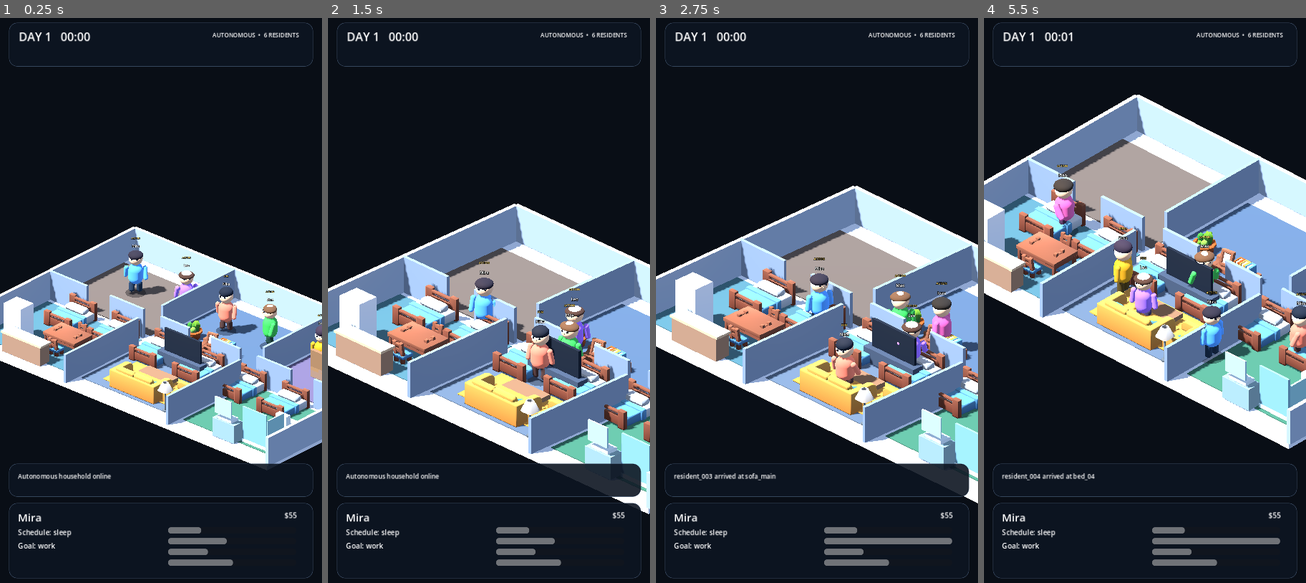
Above: before the commit, frames 1-4 (left to right).
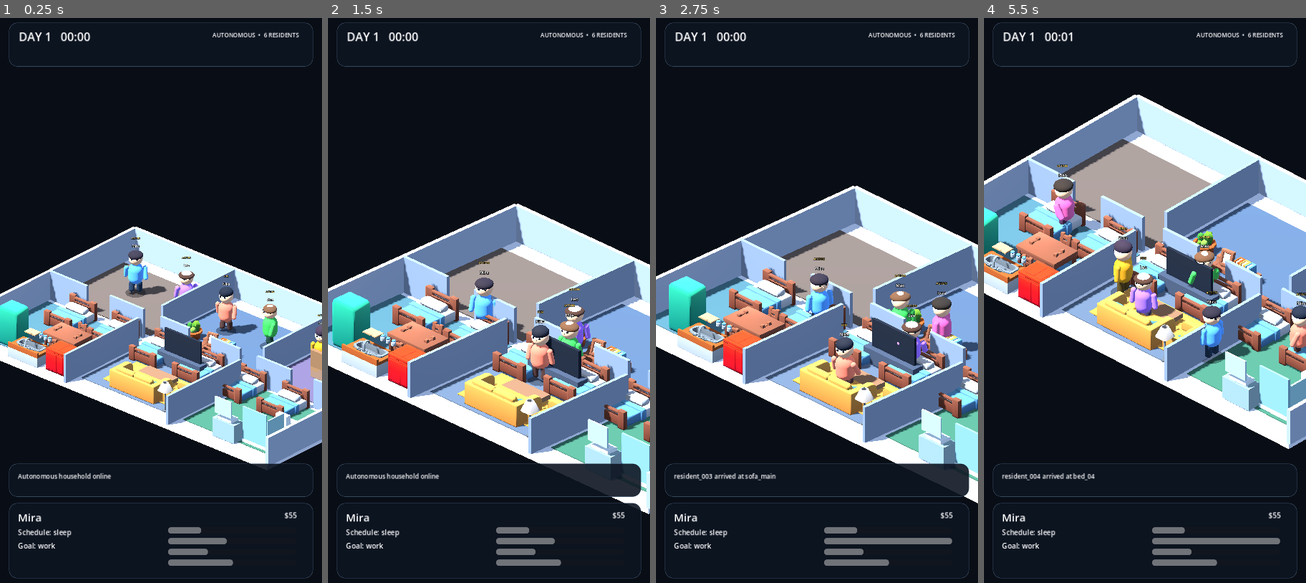
Above: after the commit, the same moments.

Repository: motomotoo2001-maker/lifebox-live
Game: Godot game, scene res://scenes/debug/visual_showcase.tscn
Same seed, same stepped clock (60 frames per second), same inputs: the game is played once before the commit and once after it. The project has no main scene, so this scene is started directly.
Inputs:
- Up to frame 1 (0.25 s): no input
- Up to frame 2 (1.5 s): no input
- Up to frame 3 (2.75 s): no input
- Up to frame 4 (5.5 s): no input

The runs differ from the first frame. In frame 1, 1.7% of the frame differs, in the area x 0-24%, y 49-64%; in frame 2, 2.6%; in frame 3, 2.6%, in the area x 4-33%, y 44-64%; in frame 4, 1.9%.

Commit message:
feat: upgrade kitchen with CC0 KayKit Restaurant assets

Diff:
--- a/scripts/presentation/world/household_blockout.gd
+++ b/scripts/presentation/world/household_blockout.gd
@@ -2,6 +2,7 @@
 extends Node3D
 
 const VENDOR_FURNITURE_ROOT := "res://assets/vendor/kaykit_furniture_bits/obj"
+const VENDOR_RESTAURANT_ROOT := "res://assets/vendor/kaykit_restaurant_bits/obj"
 
 @export var use_vendor_furniture: bool = true
 
@@ -136,7 +137,15 @@
 func _build_furniture() -> void:
 	var fridge := get_destination(&"Fridge")
 	if fridge != null:
-		_build_fridge(fridge.position)
+		var has_vendor_fridge := _add_restaurant_mesh(
+			"fridge_A_decorated",
+			&"KayKitKitchenFridge",
+			fridge.position + Vector3(0.0, 0.0, 0.18),
+			PI,
+			Vector3(0.50, 0.66, 0.50)
+		)
+		if not has_vendor_fridge:
+			_build_fridge(fridge.position)
 
 	var sofa := get_destination(&"Sofa")
 	if sofa != null:
@@ -176,29 +185,50 @@
 
 
 func _build_kitchen_details() -> void:
-	var cabinet := Color("9b785f")
-	var counter := Color("d2b08b")
-	_make_box(
-		furniture,
-		&"KitchenCounter",
-		Vector3(-5.35, 0.42, 4.35),
-		Vector3(2.0, 0.82, 0.55),
-		cabinet
-	)
-	_make_box(
-		furniture,
-		&"KitchenCounterTop",
-		Vector3(-5.35, 0.86, 4.35),
-		Vector3(2.12, 0.08, 0.62),
-		counter
-	)
-	for index in range(3):
-		_make_box(
-			furniture,
-			StringName("KitchenCabinetDoor%02d" % (index + 1)),
-			Vector3(-6.0 + float(index) * 0.65, 0.42, 4.055),
-			Vector3(0.52, 0.62, 0.025),
-			Color("6f5547")
+	var has_vendor_sink := _add_restaurant_mesh(
+		"kitchencounter_sink_backsplash",
+		&"KayKitKitchenSinkCounter",
+		Vector3(-5.15, 0.0, 4.30),
+		PI,
+		Vector3(0.78, 0.52, 0.48)
+	)
+	if not has_vendor_sink:
+		_make_box(
+			furniture,
+			&"KitchenCounter",
+			Vector3(-5.35, 0.42, 4.35),
+			Vector3(2.0, 0.82, 0.55),
+			Color("9b785f")
+		)
+		_make_box(
+			furniture,
+			&"KitchenCounterTop",
+			Vector3(-5.35, 0.86, 4.35),
+			Vector3(2.12, 0.08, 0.62),
+			Color("d2b08b")
+		)
+
+	_add_restaurant_mesh(
+		"oven",
+		&"KayKitKitchenOven",
+		Vector3(-3.55, 0.0, 4.20),
+		PI,
+		Vector3(0.48, 0.48, 0.44)
+	)
+	_add_restaurant_mesh(
+		"cuttingboard",
+		&"KayKitKitchenCuttingBoard",
+		Vector3(-5.25, 0.99, 4.06),
+		0.0,
+		Vector3(0.38, 0.38, 0.38)
+	)
+	for jar_index in range(3):
+		_add_restaurant_mesh(
+			"jar_A_medium",
+			StringName("KayKitKitchenJar%02d" % (jar_index + 1)),
+			Vector3(-4.75 + float(jar_index) * 0.24, 0.94, 4.13),
+			0.0,
+			Vector3(0.30, 0.30, 0.30)
 		)
 
 	var table_position := Vector3(-4.6, 0.0, 2.72)
@@ -437,10 +467,43 @@
 	rotation_y: float = 0.0,
 	scale_value: Vector3 = Vector3.ONE
 ) -> bool:
+	return _add_mesh_from_vendor_root(
+		VENDOR_FURNITURE_ROOT,
+		asset_name,
+		node_name,
+		position_value,
+		rotation_y,
+		scale_value
+	)
+
+func _add_restaurant_mesh(
+	asset_name: String,
+	node_name: StringName,
+	position_value: Vector3,
+	rotation_y: float = 0.0,
+	scale_value: Vector3 = Vector3.ONE
+) -> bool:
+	return _add_mesh_from_vendor_root(
+		VENDOR_RESTAURANT_ROOT,
+		asset_name,
+		node_name,
+		position_value,
+		rotation_y,
+		scale_value
+	)
+
+func _add_mesh_from_vendor_root(
+	root_path: String,
+	asset_name: String,
+	node_name: StringName,
+	position_value: Vector3,
+	rotation_y: float,
+	scale_value: Vector3
+) -> bool:
 	if not use_vendor_furniture or not is_instance_valid(furniture):
 		return false
 
-	var path := "%s/%s.obj" % [VENDOR_FURNITURE_ROOT, asset_name]
+	var path := "%s/%s.obj" % [root_path, asset_name]
 	if not ResourceLoader.exists(path):
 		return false
 
